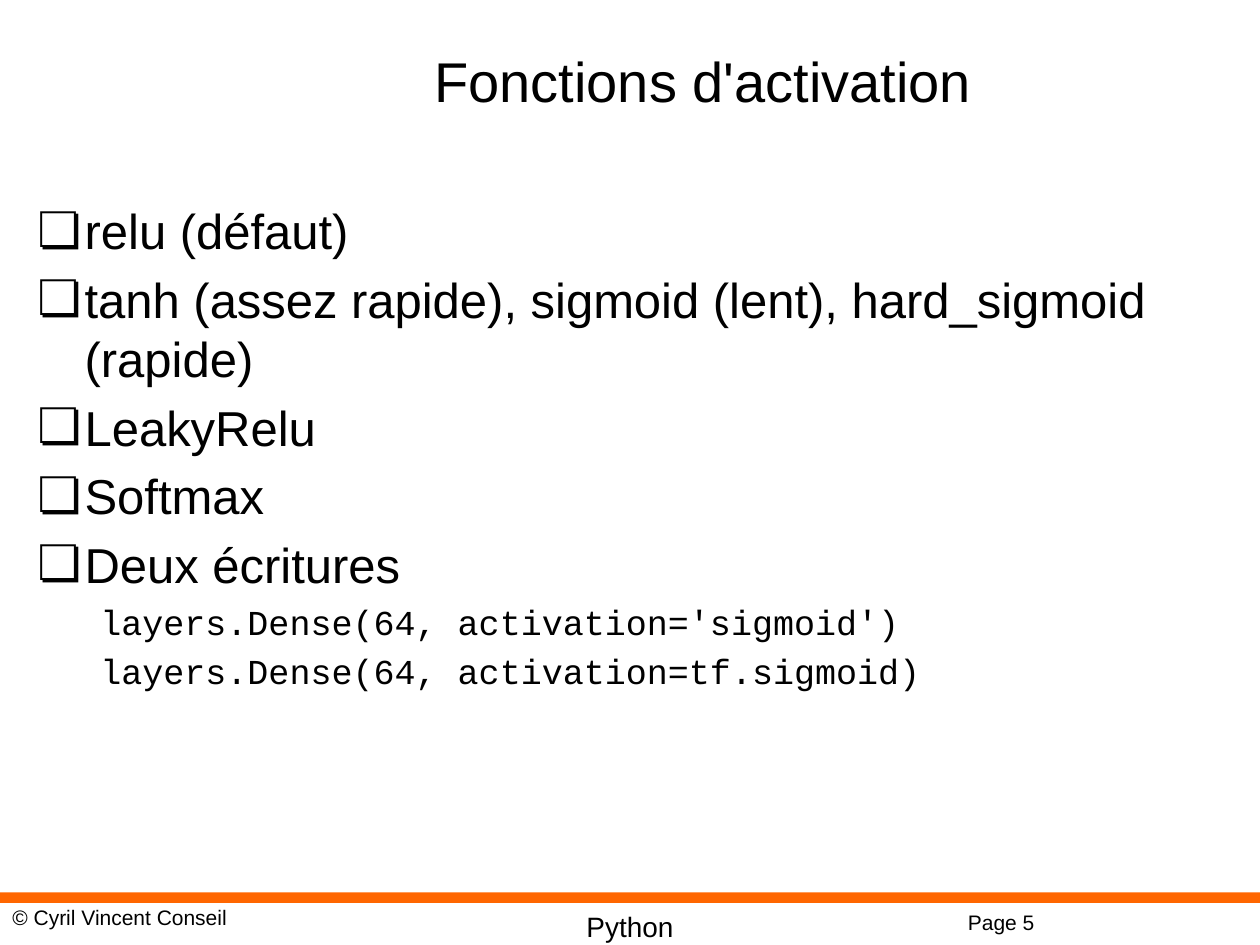
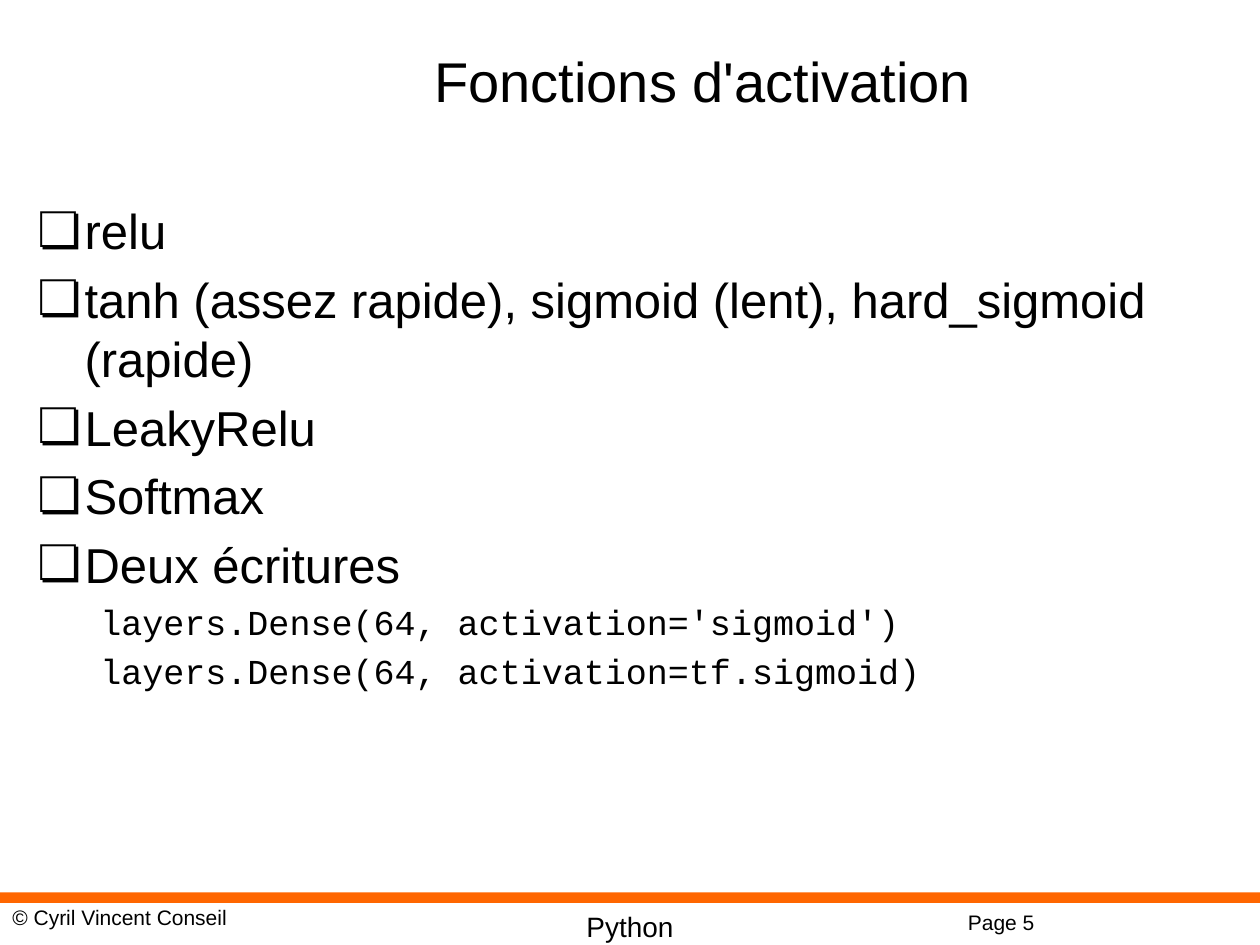
Before and after one commit to cyrilvincent/DL, a slide deck: slide 5 of PPT/DeepLearning09-Keras.pptx. Drawn at 1260x945 pixels with LibreOffice and Linux fonts; fonts in the diff are those of the drawing; background and template pictures are left out. Boxes give left, top, right and bottom in pixels: in the first picture for what was removed or moved away, otherwise in the second. Text is boxed around its words. In the diff, an @@ line names an element or a change of style, - is before the commit and + after.

```diff
--- a/PPT/DeepLearning09-Keras.pptx
+++ b/PPT/DeepLearning09-Keras.pptx
@@ text at (85,213,167,250): text changed @@
-❏ relu (défaut)
+❏ relu
```
Also in this commit, not shown: 2 other slides changed, 11 other files.
